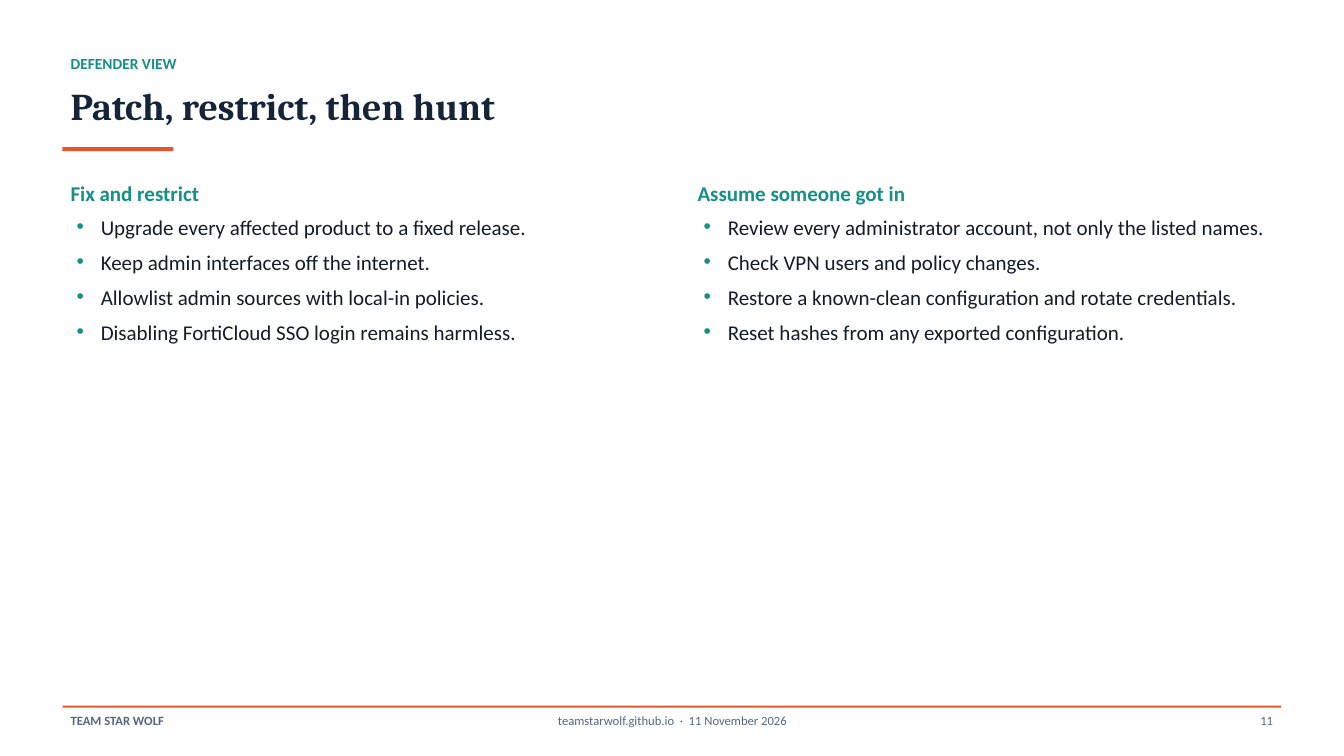
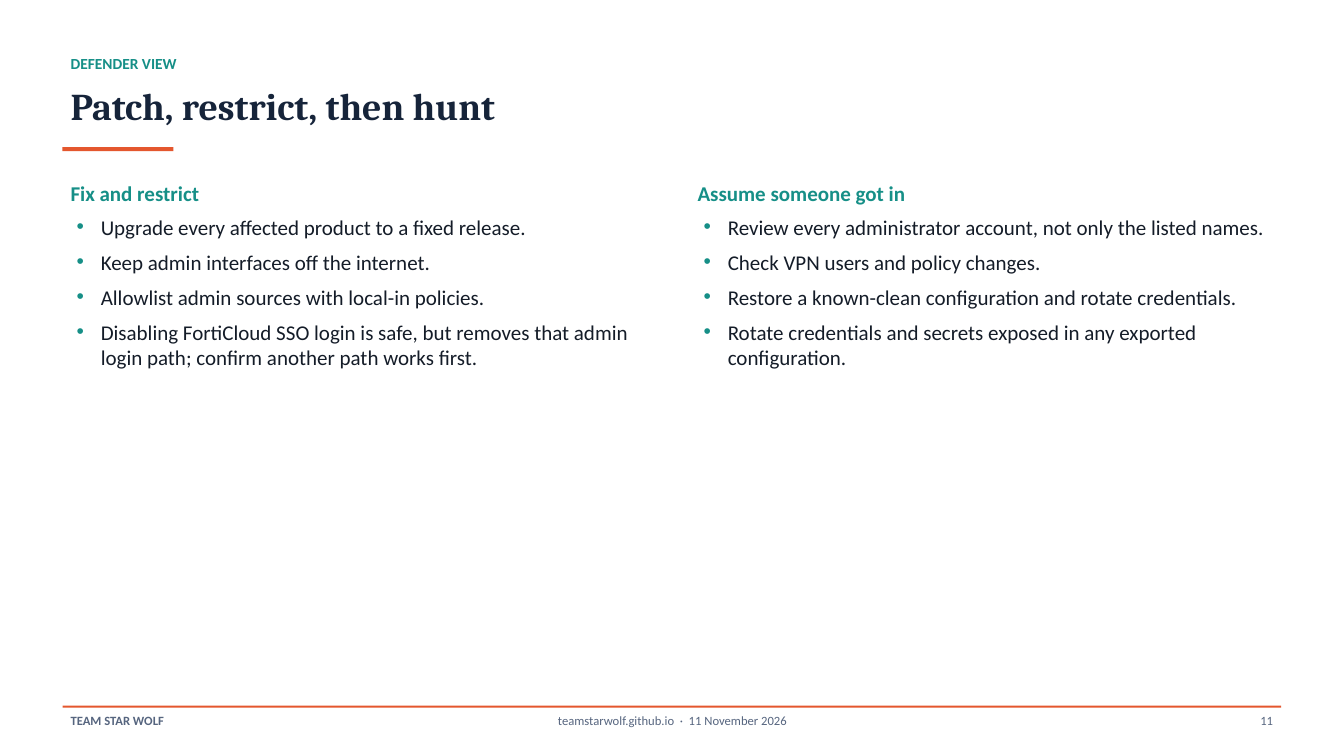
Before and after one commit to TeamStarWolf/TeamStarWolf, a slide deck: slide 11 of case-studies/slides/Fortinet_FortiCloud_SSO_CVE_2026_24858_Case_Study.pptx. Drawn at 1344x756 pixels with LibreOffice and Linux fonts; fonts in the diff are those of the drawing. Boxes give left, top, right and bottom in pixels: in the first picture for what was removed or moved away, otherwise in the second. Text is boxed around its words. In the diff, an @@ line names an element or a change of style, - is before the commit and + after.

```diff
--- a/case-studies/slides/Fortinet_FortiCloud_SSO_CVE_2026_24858_Case_Study.pptx
+++ b/case-studies/slides/Fortinet_FortiCloud_SSO_CVE_2026_24858_Case_Study.pptx
@@ text at <box>101,325,628,369</box>: text changed @@
-• Disabling FortiCloud SSO login remains harmless.
+• Disabling FortiCloud SSO login is safe, but removes that admin login path; confirm another path works first.
@@ text at <box>728,325,1196,369</box>: text changed @@
-• Reset hashes from any exported configuration.
+• Rotate credentials and secrets exposed in any exported configuration.
```
Also in this commit, not shown: 7 other files.
